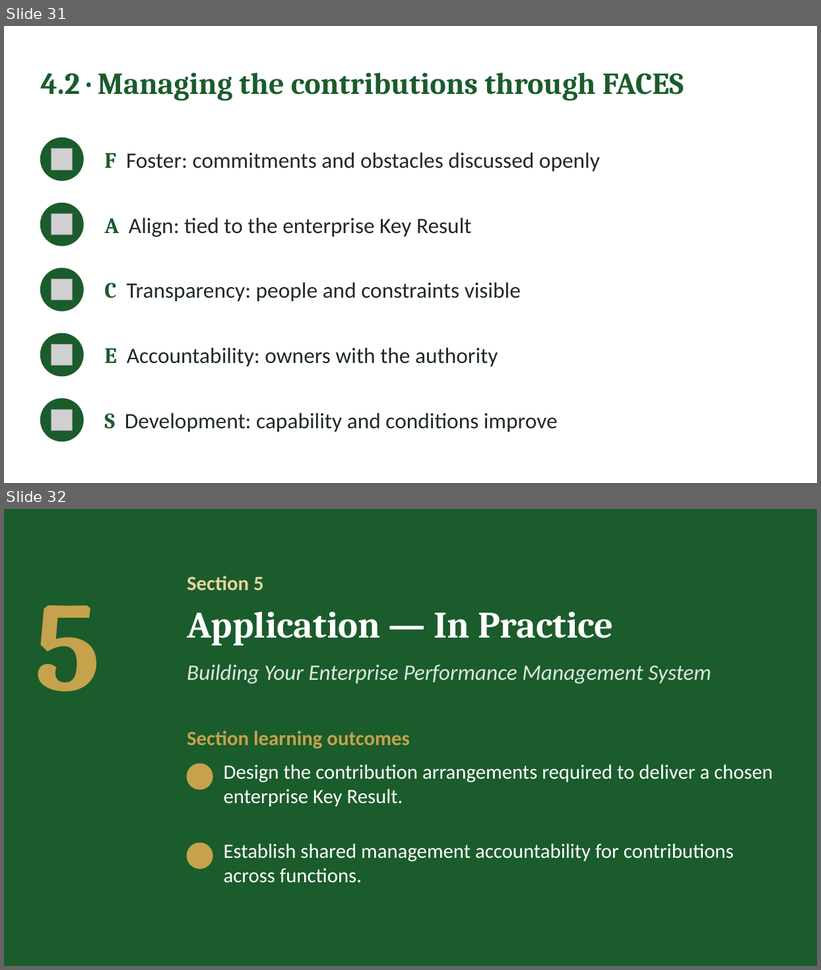
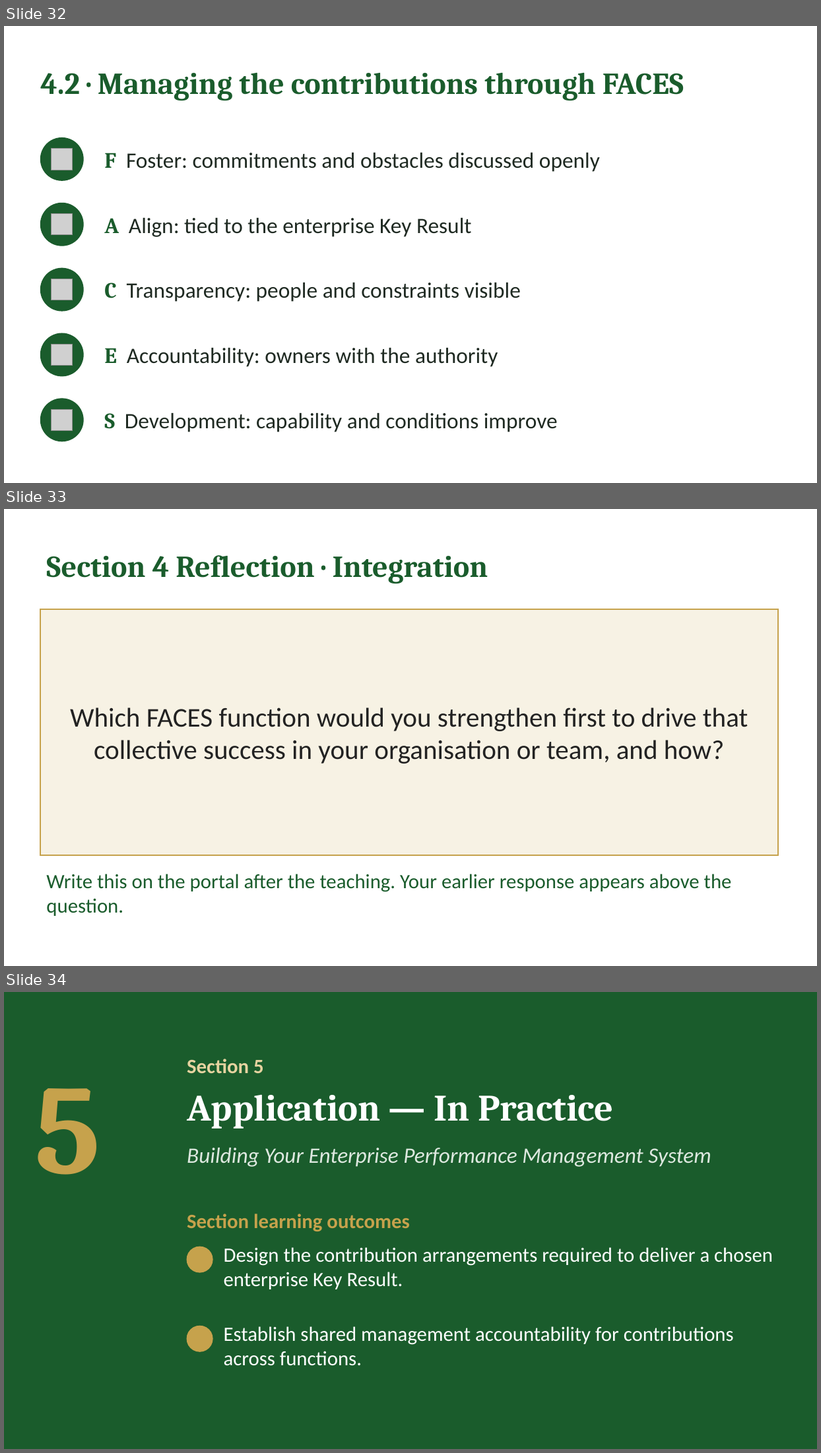
Before and after one commit to IBSL26/ibsl-platform, a slide deck: Unit decks/Unit 06 - Performance Management Setup.pptx. Shown one above the other, each under a label of ours: slides 31 and 32 before the commit, slides 32, 33 and 34 after it. The pictures are 821x970 and 821x1453 pixels, drawn with LibreOffice and Linux fonts; fonts in the diff are those of the drawing; grey boxes stand for pictures; background and template pictures are left out. Boxes give left, top, right and bottom in pixels: in the first picture for what was removed or moved away, otherwise in the second. Text is boxed around its words. In the diff, an @@ line names an element or a change of style, - is before the commit and + after.

```diff
--- a/Unit decks/Unit 06 - Performance Management Setup.pptx
+++ b/Unit decks/Unit 06 - Performance Management Setup.pptx
@@ slide 33 added at [4, 509, 817, 966], background #FFFFFF @@
@@ text added at [46, 555, 488, 584], 36 pt, text #1A5C2C, bold @@
+Section 4 Reflection · Integration
@@ rectangle added at [40, 609, 779, 856], fill #F7F2E4, outline #C6A24C 1.5 pt, 32 pt, text #222222 @@
+Which FACES function would you strengthen first to drive that collective success in your organisation or team, and how?
@@ text added at [46, 874, 732, 916], 24 pt, text #1A5C2C @@
+Write this on the portal after the teaching. Your earlier response appears above the question.
@@ what was slide 31 is now slide 32 @@
@@ what was slide 32 is now slide 34 @@
```
Also in this commit, not shown: 4 other slides added, 2 slides removed, 10 other files.
